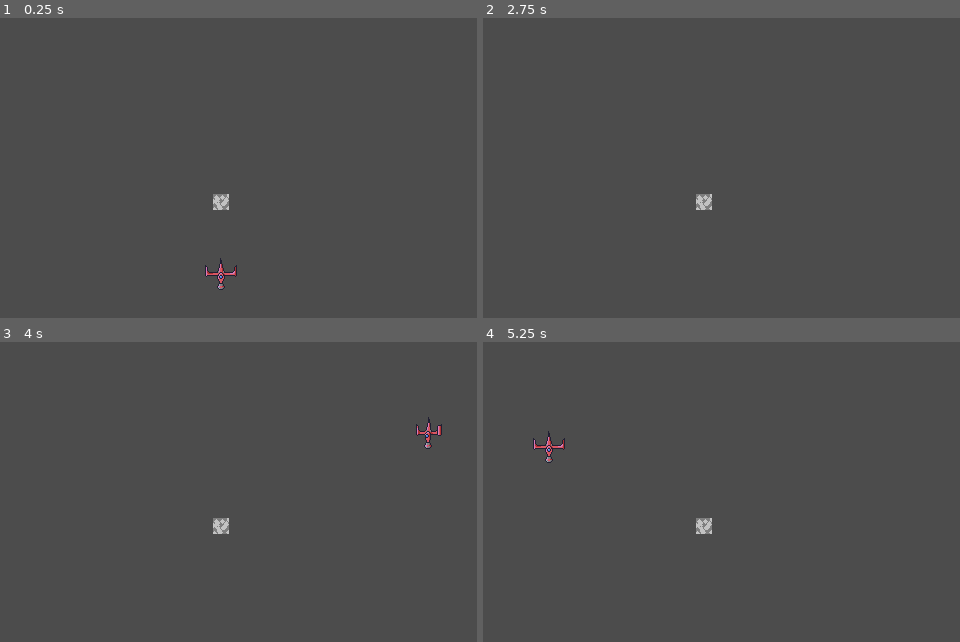
Above: before the commit, frames 1-4 (two rows, left to right).
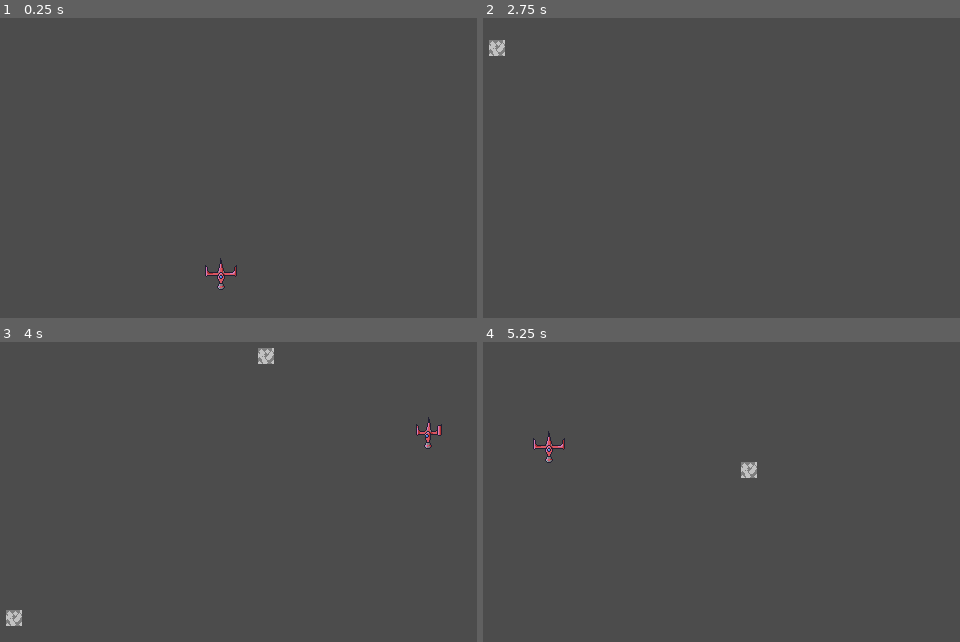
Above: after the commit, the same moments.

Repository: asge1775/Galaga
Game: Godot game, scene res://Scenes/mainD.tscn
Same seed, same stepped clock (60 frames per second), same inputs: the game is played once before the commit and once after it.
Inputs:
- Up to frame 1 (0.25 s): no input
- Up to frame 2 (2.75 s): tap Enter at 0.5, 2 s; hold Right (ui_right) 0.53-1.28 s; tap Space at 1.25 s; hold Down (ui_down) 1.28-2.03 s; hold Right (ui_right) from 2.03 s (still down)
- Up to frame 3 (4 s): release Right (ui_right) at 2.78 s; hold Up (ui_up) 2.78-3.53 s; hold Left (ui_left) from 3.53 s (still down)
- Up to frame 4 (5.25 s): release Left (ui_left) at 5.03 s; hold Down (ui_down) from 5.03 s (still down)

The runs differ from the first frame. In frame 1, 0.2% of the frame differs, in the area x 44-49%, y 58-64%; in frame 2, 0.4%; in frame 3, 0.5%, in the area x 1-58%, y 2-95%; in frame 4, 0.4%.

Commit message:
Astroids

Diff:
--- a/Enviroment/Astroid.gd
+++ b/Enviroment/Astroid.gd
@@ -1,4 +1,8 @@
-extends Node2D
+extends KinematicBody2D
+var velocity = Vector2.ZERO
+
+func _physics_process(delta):
+	move_and_slide(velocity)
 
 func create_explosion_effect():
 	var world = get_tree().current_scene
@@ -11,3 +15,7 @@
 func _on_Hurtbox_area_entered(area):
 	create_explosion_effect()
 	queue_free()
+
+
+func _on_VisibilityNotifier2D_screen_exited():
+	queue_free()
--- a/Enviroment/Astroid.tscn
+++ b/Enviroment/Astroid.tscn
@@ -7,8 +7,11 @@
 [sub_resource type="CircleShape2D" id=1]
 radius = 8.0
 
-[node name="Astroid" type="Node2D"]
+[node name="Astroid" type="KinematicBody2D"]
 script = ExtResource( 3 )
+
+[node name="VisibilityNotifier2D" type="VisibilityNotifier2D" parent="."]
+rect = Rect2( -8, -8, 16, 16 )
 
 [node name="Sprite" type="Sprite" parent="."]
 texture = ExtResource( 1 )
@@ -17,6 +20,7 @@
 
 [node name="CollisionShape2D" parent="Hurtbox" index="0"]
 shape = SubResource( 1 )
+[connection signal="screen_exited" from="VisibilityNotifier2D" to="." method="_on_VisibilityNotifier2D_screen_exited"]
 [connection signal="area_entered" from="Hurtbox" to="." method="_on_Hurtbox_area_entered"]
 
 [editable path="Hurtbox"]
--- /dev/null
+++ b/Enviroment/AstroidSpawner.gd
@@ -0,0 +1,35 @@
+extends Node2D
+
+var runs = 0
+
+var spawnTime
+var spawnTimeMin = 60
+var spawnTimeMax = 420
+
+var spawnSpeedMin = 25
+var spawnSpeedMax = 200
+var spawnAngleMax = PI/2
+
+var spawnWidth = OS.get_window_size().x
+var spawnHeight = 0
+
+
+func spawn_astroid(position, direction):
+	var world = get_tree().current_scene
+	var Astroid = load("res://Enviroment/Astroid.tscn")
+	var astroid = Astroid.instance()
+
+	world.add_child(astroid)
+	astroid.global_position = position
+	astroid.velocity = direction
+
+func _ready():
+	spawnTime = rand_range(spawnTimeMin, spawnTimeMax)
+
+
+func _process(delta):
+	if runs >= spawnTime:
+		spawnTime = rand_range(spawnTimeMin, spawnTimeMax)
+		runs = 0
+		spawn_astroid(Vector2(rand_range(0,spawnWidth),0), Vector2(0,rand_range(spawnSpeedMin,spawnSpeedMax)))
+	runs += 1
--- /dev/null
+++ b/Enviroment/AstroidSpawner.tscn
@@ -0,0 +1,6 @@
+[gd_scene load_steps=2 format=2]
+
+[ext_resource path="res://Enviroment/AstroidSpawner.gd" type="Script" id=1]
+
+[node name="AstroidSpawner" type="Node2D"]
+script = ExtResource( 1 )
--- a/Player/player.gd
+++ b/Player/player.gd
@@ -29,6 +29,8 @@
 		SHOOT:
 			shootState(delta)
 
+
+# Movement
 func moveState(delta):
 		# Calculerer input og hatighed
 	var inputVector = Vector2.ZERO
@@ -56,19 +58,21 @@
 	if Input.is_action_just_pressed("ui_action"):
 		state = SHOOT
 
-func rollState(delta):
+
+# Rolling
+func rollState(delta):	# Rollstate start
 	animationState.travel("Roll")
 	move_and_slide(velocity)
+func rollStateFin():	# Rollstate finished
+	state = MOVE
 
+
+# Shooting
 func shootState(delta):
 	var world = get_tree().current_scene
 	var Shootie = load("res://Player/Shootie.tscn")
 	var shootie = Shootie.instance()
-
 	world.add_child(shootie)
 	shootie.global_position = global_position
 
 	state = MOVE
-
-func rollStateFin():
-	state = MOVE
--- a/Scenes/mainD.tscn
+++ b/Scenes/mainD.tscn
@@ -1,7 +1,7 @@
 [gd_scene load_steps=7 format=2]
 
 [ext_resource path="res://Player/player.tscn" type="PackedScene" id=1]
-[ext_resource path="res://Enviroment/Astroid.tscn" type="PackedScene" id=2]
+[ext_resource path="res://Enviroment/AstroidSpawner.tscn" type="PackedScene" id=2]
 
 [sub_resource type="SegmentShape2D" id=1]
 a = Vector2( -24, -24 )
@@ -19,7 +19,7 @@
 a = Vector2( -24, -24 )
 b = Vector2( 536, -24 )
 
-[node name="Node2D" type="Node2D"]
+[node name="World" type="Node2D"]
 
 [node name="Border" type="StaticBody2D" parent="."]
 
@@ -35,8 +35,7 @@
 [node name="NorthBorder" type="CollisionShape2D" parent="Border"]
 shape = SubResource( 4 )
 
+[node name="AstroidSpawner" parent="." instance=ExtResource( 2 )]
+
 [node name="player" parent="." instance=ExtResource( 1 )]
 position = Vector2( 256, 256 )
-
-[node name="Astroid" parent="." instance=ExtResource( 2 )]
-position = Vector2( 256, 184 )
